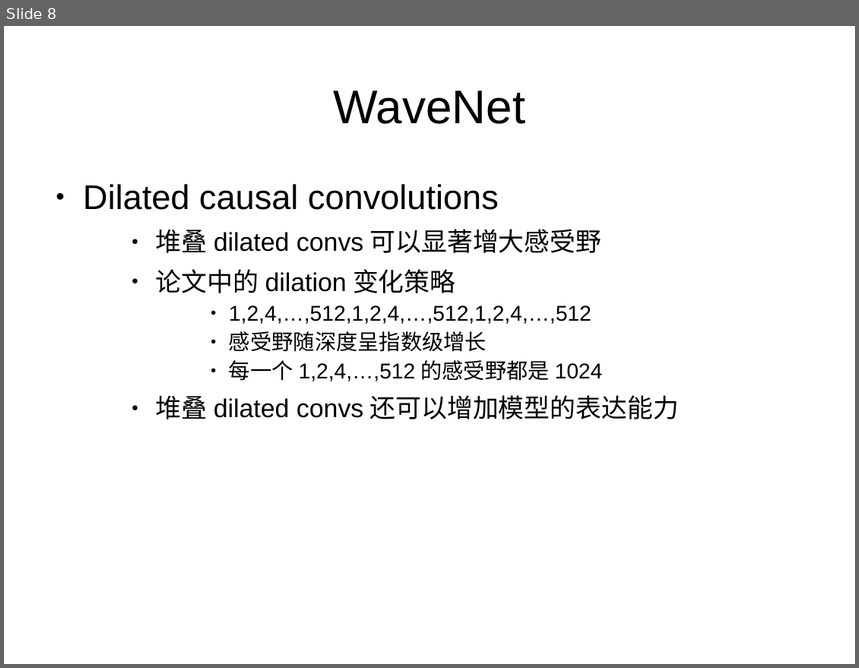
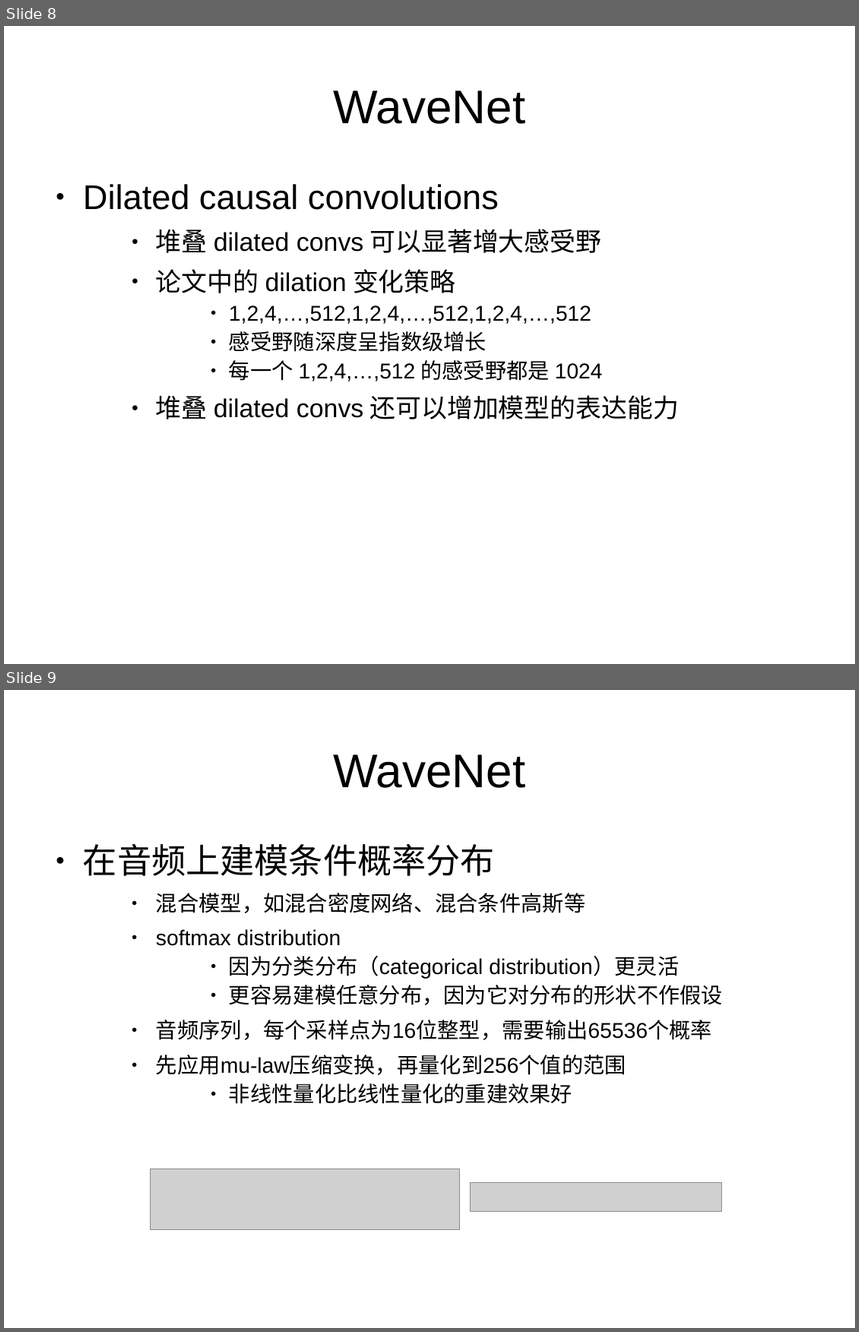
Before and after one commit to iloveat/book_share, a slide deck: wavenet/wavenet.odp. Shown one above the other, each under a label of ours: slide 8 before the commit, slides 8 and 9 after it. The pictures are 859x668 and 859x1332 pixels, drawn with LibreOffice and Linux fonts; fonts in the diff are those of the drawing; grey boxes stand for pictures. Boxes give left, top, right and bottom in pixels: in the first picture for what was removed or moved away, otherwise in the second. Text is boxed around its words. In the diff, an @@ line names an element or a change of style, - is before the commit and + after.

```diff
--- a/wavenet/wavenet.odp
+++ b/wavenet/wavenet.odp
@@ slide 9 added at (4, 690, 855, 1328), background #FFFFFF @@
@@ title added at (333, 755, 525, 788), 44 pt, text #000000 @@
+WaveNet
@@ text added at (83, 844, 723, 1104), 20 pt, text #000000 @@
+● 在音频上建模条件概率分布
+    ● 混合模型，如混合密度网络、混合条件高斯等
+    ● softmax distribution
+        ● 因为分类分布（categorical distribution）更灵活
+        ● 更容易建模任意分布，因为它对分布的形状不作假设
+    ● 音频序列，每个采样点为16位整型，需要输出65536个概率
+    ● 先应用mu-law压缩变换，再量化到256个值的范围
+        ● 非线性量化比线性量化的重建效果好
@@ picture added at (151, 1170, 460, 1230) @@
@@ picture added at (471, 1183, 722, 1212) @@
```
Also in this commit, not shown: 2 other slides added, 1 slide removed, 10 other files.
